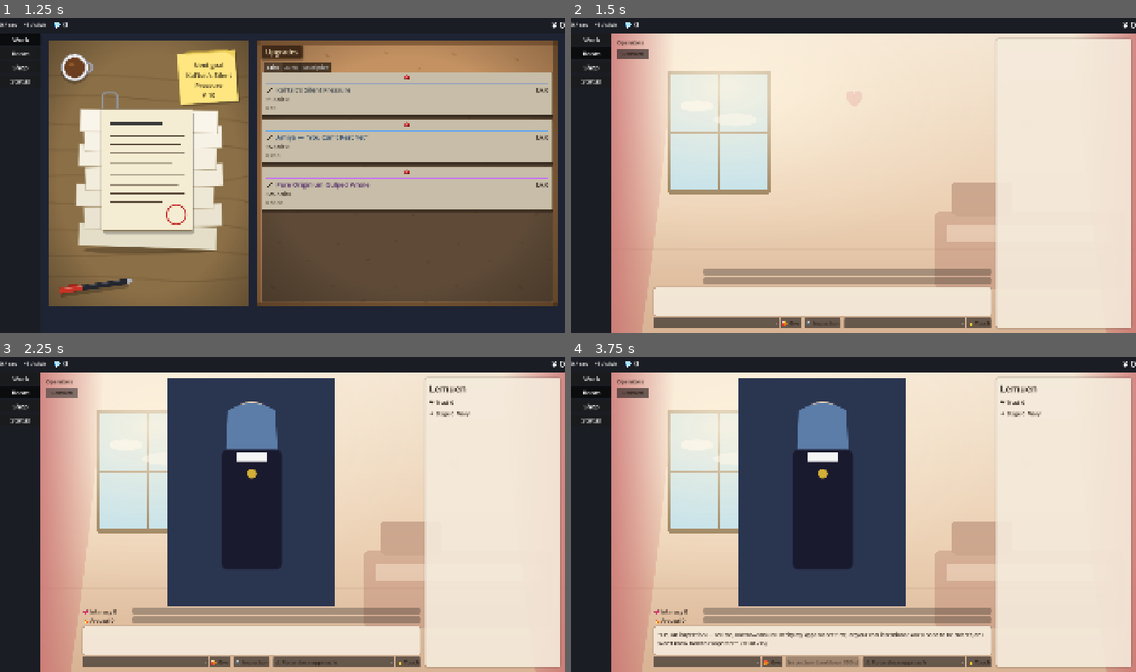
Above: before the commit, frames 1-4 (two rows, left to right).
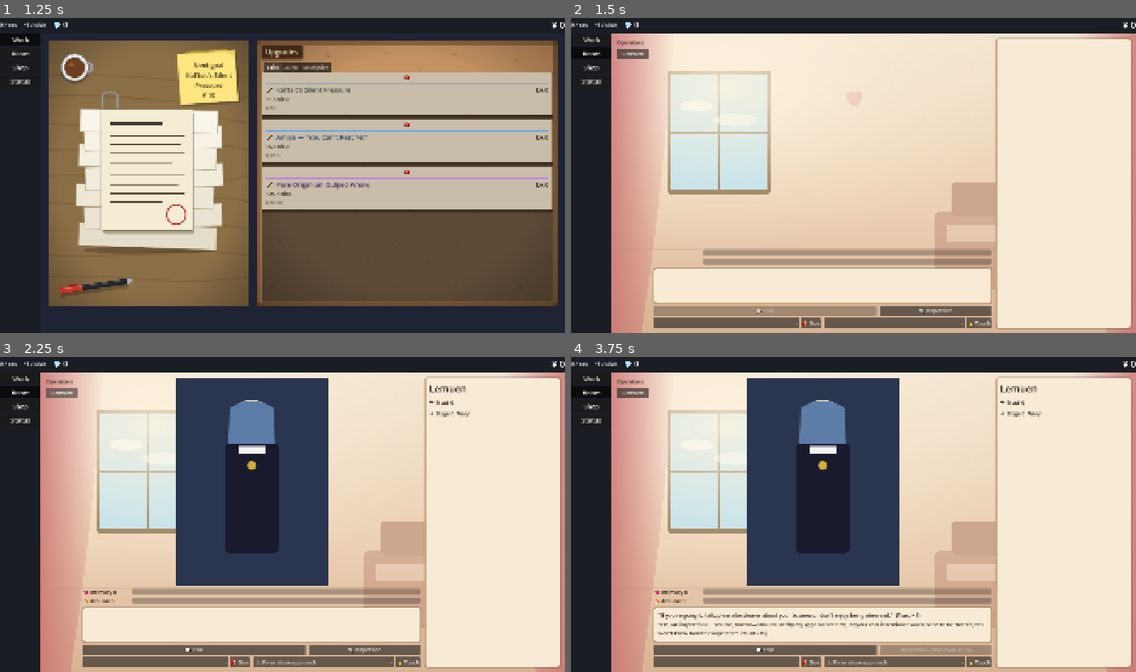
Above: after the commit, the same moments.

Repository: bakamarudasi/clickergame_demo
Game: Godot game, scene res://scenes/main.tscn
Same seed, same stepped clock (60 frames per second), same inputs: the game is played once before the commit and once after it.
Inputs (mouse positions are in pixels of both pictures, inside the frame that each line leads up to):
- Up to frame 1 (1.25 s): click "Work" at 0.5 s
- Up to frame 2 (1.5 s): click "Room" at 1.25 s
- Up to frame 3 (2.25 s): click "Lemuen" at 2 s
- Up to frame 4 (3.75 s): click (763, 649) at 2.75 s, where only the run after the commit has a clickable "💬 Talk"; click "🔍 Inspection" at 3.5 s

Frame 1 is identical in both runs. In frame 2, 8.7% of the frame differs, in the area x 9-100%, y 6-99%; in frame 3, 13%; in frame 4, 14%.

Commit message:
feat(room): add Talk button + clean up Room tab layout
Adds a primary "talk to her" action and tidies the surrounding UI.

- Enums.TriggerKind gains TALK (value 10) for the new ReactionRule axis.
- TalkService.talk() fires a TALK reaction via ReactionResolver and
  falls back to a generic "no rule matched" line so the dialogue panel
  always shows something. The fallback rule is built in memory with
  trust_delta = 0 / no side_effects, then emitted through reaction_played
  so the existing log/expression handlers pick it up unchanged.
- Three lemuen TALK rules (low / mid / high trust) + their dialogue
  lines (ja / en / zh_CN) + ROOM_TALK_BUTTON & fallback strings.
- Room tab UI: new TalkRow with a stretched Talk button next to
  Inspection sits above the Gift / Touch row; DialoguePanel min height
  bumped to 120 with an opaque cream-on-border style so the log no
  longer looks like it's floating on the background. DetailWrap uses
  the same opaque style.
- ThemeFactory.build_room_overlay() now only overrides Label.font_color
  (keeping Button defaults). Overriding Button colors collided with
  Godot's default dark button background and made text unreadable.

Diff:
--- /dev/null
+++ b/data/reactions/talk_lemuen_t0.tres
@@ -0,0 +1,18 @@
+[gd_resource type="Resource" script_class="ReactionRule" load_steps=2 format=3 uid="uid://rrlemtalk00"]
+
+[ext_resource type="Script" path="res://scripts/data/reaction_rule.gd" id="1_rr"]
+
+[resource]
+script = ExtResource("1_rr")
+trigger_kind = 10
+trigger_id = &""
+operator_id = &"lemuen"
+match_category = false
+min_trust = 0
+max_trust = 19
+reaction = 3
+trust_delta = 1
+expression = &"wary"
+dialogue = "DIALOGUE_LEMUEN_TALK_T0_0"
+dialogue_alternates = ["DIALOGUE_LEMUEN_TALK_T0_1", "DIALOGUE_LEMUEN_TALK_T0_2"]
+priority = 10
--- /dev/null
+++ b/data/reactions/talk_lemuen_t1.tres
@@ -0,0 +1,18 @@
+[gd_resource type="Resource" script_class="ReactionRule" load_steps=2 format=3 uid="uid://rrlemtalk10"]
+
+[ext_resource type="Script" path="res://scripts/data/reaction_rule.gd" id="1_rr"]
+
+[resource]
+script = ExtResource("1_rr")
+trigger_kind = 10
+trigger_id = &""
+operator_id = &"lemuen"
+match_category = false
+min_trust = 20
+max_trust = 59
+reaction = 1
+trust_delta = 2
+expression = &"smile"
+dialogue = "DIALOGUE_LEMUEN_TALK_T1_0"
+dialogue_alternates = ["DIALOGUE_LEMUEN_TALK_T1_1", "DIALOGUE_LEMUEN_TALK_T1_2"]
+priority = 10
--- /dev/null
+++ b/data/reactions/talk_lemuen_t2.tres
@@ -0,0 +1,18 @@
+[gd_resource type="Resource" script_class="ReactionRule" load_steps=2 format=3 uid="uid://rrlemtalk20"]
+
+[ext_resource type="Script" path="res://scripts/data/reaction_rule.gd" id="1_rr"]
+
+[resource]
+script = ExtResource("1_rr")
+trigger_kind = 10
+trigger_id = &""
+operator_id = &"lemuen"
+match_category = false
+min_trust = 60
+max_trust = 99999
+reaction = 0
+trust_delta = 3
+expression = &"shy"
+dialogue = "DIALOGUE_LEMUEN_TALK_T2_0"
+dialogue_alternates = ["DIALOGUE_LEMUEN_TALK_T2_1", "DIALOGUE_LEMUEN_TALK_T2_2"]
+priority = 10
--- a/scenes/ui/room_tab.tscn
+++ b/scenes/ui/room_tab.tscn
@@ -36,6 +36,24 @@
 shadow_color = Color(0, 0, 0, 0.18)
 shadow_size = 6
 
+[sub_resource type="StyleBoxFlat" id="StyleBoxFlat_panel_solid"]
+bg_color = Color(0.97, 0.92, 0.84, 1)
+border_width_left = 1
+border_width_top = 1
+border_width_right = 1
+border_width_bottom = 1
+border_color = Color(0.78, 0.62, 0.45, 0.6)
+content_margin_left = 14.0
+content_margin_top = 14.0
+content_margin_right = 14.0
+content_margin_bottom = 14.0
+corner_radius_top_left = 10
+corner_radius_top_right = 10
+corner_radius_bottom_right = 10
+corner_radius_bottom_left = 10
+shadow_color = Color(0, 0, 0, 0.22)
+shadow_size = 6
+
 [node name="RoomTab" type="Control"]
 anchors_preset = 15
 anchor_right = 1.0
@@ -225,9 +243,9 @@
 show_percentage = false
 
 [node name="DialoguePanel" type="PanelContainer" parent="HBox/CenterPanel"]
-custom_minimum_size = Vector2(0, 96)
-layout_mode = 2
-theme_override_styles/panel = SubResource("StyleBoxFlat_card")
+custom_minimum_size = Vector2(0, 120)
+layout_mode = 2
+theme_override_styles/panel = SubResource("StyleBoxFlat_panel_solid")
 
 [node name="DialogueScroll" type="ScrollContainer" parent="HBox/CenterPanel/DialoguePanel"]
 unique_name_in_owner = true
@@ -240,6 +258,23 @@
 size_flags_horizontal = 3
 theme_override_constants/separation = 6
 
+[node name="TalkRow" type="HBoxContainer" parent="HBox/CenterPanel"]
+layout_mode = 2
+theme_override_constants/separation = 12
+
+[node name="TalkButton" type="Button" parent="HBox/CenterPanel/TalkRow"]
+unique_name_in_owner = true
+layout_mode = 2
+size_flags_horizontal = 3
+size_flags_stretch_ratio = 2.0
+text = "ROOM_TALK_BUTTON"
+
+[node name="InspectionButton" type="Button" parent="HBox/CenterPanel/TalkRow"]
+unique_name_in_owner = true
+layout_mode = 2
+size_flags_horizontal = 3
+text = "ROOM_INSPECTION_BUTTON"
+
 [node name="ActionBar" type="HBoxContainer" parent="HBox/CenterPanel"]
 layout_mode = 2
 theme_override_constants/separation = 12
@@ -259,11 +294,6 @@
 layout_mode = 2
 text = "ROOM_GIVE_BUTTON"
 
-[node name="InspectionButton" type="Button" parent="HBox/CenterPanel/ActionBar"]
-unique_name_in_owner = true
-layout_mode = 2
-text = "ROOM_INSPECTION_BUTTON"
-
 [node name="TouchHBox" type="HBoxContainer" parent="HBox/CenterPanel/ActionBar"]
 layout_mode = 2
 size_flags_horizontal = 3
@@ -282,7 +312,7 @@
 [node name="DetailWrap" type="PanelContainer" parent="HBox"]
 layout_mode = 2
 size_flags_horizontal = 3
-theme_override_styles/panel = SubResource("StyleBoxFlat_card")
+theme_override_styles/panel = SubResource("StyleBoxFlat_panel_solid")
 
 [node name="DetailPanel" type="VBoxContainer" parent="HBox/DetailWrap"]
 unique_name_in_owner = true
--- a/scripts/data/enums.gd
+++ b/scripts/data/enums.gd
@@ -64,6 +64,7 @@
 	AROUSAL_MAX,      # 発情度が AROUSAL_MAX に到達した瞬間。trigger_id は空
 	LOCKED_REVISIT,   # ロック中のオペにアクション試行。trigger_id は空
 	IDLE,             # アイドルフレーバー。trigger_id は &"stage_1" / &"stage_2" / &"stage_3" / &"fire"
+	TALK,             # 「話しかける」ボタン。trigger_id は空（カジュアル会話）
 }
 
 # CG ビューアの 1 ステップ表示モード。
--- /dev/null
+++ b/scripts/services/talk_service.gd
@@ -0,0 +1,38 @@
+class_name TalkService
+extends Object
+
+# 「話しかける」ボタン専用サービス。
+# ReactionRule の TriggerKind.TALK を引いて、ヒットしなければ汎用フォールバックを流す。
+# トラストや段階で揺れる程度の軽い反応（Gift より弱く、Idle より能動的）に位置付ける。
+
+# TALK ルールに該当するものが無かった時に、UI が「無反応で気まずい」状態に
+# ならないようにするためのフォールバック台詞のローカライズキー。
+# 翻訳CSVの DIALOGUE_TALK_FALLBACK_* で本文を差し替えられる。
+const FALLBACK_DIALOGUE_KEYS: Array[String] = [
+	"DIALOGUE_TALK_FALLBACK_0",
+	"DIALOGUE_TALK_FALLBACK_1",
+	"DIALOGUE_TALK_FALLBACK_2",
+]
+
+
+static func talk(op_id: StringName) -> ReactionRule:
+	if ReactionDispatcher.try_locked_revisit(op_id):
+		return null
+	var rule := ReactionResolver.fire(Enums.TriggerKind.TALK, &"", op_id)
+	if rule == null:
+		_emit_fallback(op_id)
+	return rule
+
+
+# Fallback は ReactionRule を通さずに直接 reaction_played 経由で渡したい所だが、
+# シグナル契約上 rule:ReactionRule が必須なので、毎回 in-memory で薄いルールを
+# 組み立てて emit する。trust_delta=0 / side_effects=[] なので副作用は無い。
+static func _emit_fallback(op_id: StringName) -> void:
+	var rule := ReactionRule.new()
+	rule.trigger_kind = Enums.TriggerKind.TALK
+	rule.operator_id = op_id
+	rule.reaction = Enums.Reaction.HAPPY
+	rule.trust_delta = 0
+	rule.expression = &""
+	rule.dialogue = FALLBACK_DIALOGUE_KEYS[randi() % FALLBACK_DIALOGUE_KEYS.size()]
+	EventBus.reaction_played.emit(op_id, rule)
--- a/scripts/ui/room_tab.gd
+++ b/scripts/ui/room_tab.gd
@@ -24,6 +24,7 @@
 @onready var touch_select: OptionButton = %TouchSelect
 @onready var touch_button: Button = %TouchButton
 @onready var inspection_button: Button = %InspectionButton
+@onready var talk_button: Button = %TalkButton
 @onready var portrait_view: TextureRect = %PortraitView
 @onready var face_overlay: TextureRect = %FaceOverlay
 @onready var scope_window: ScopeWindow = %ScopeWindow
@@ -70,12 +71,14 @@
 	give_button.pressed.connect(_on_give_pressed)
 	touch_button.pressed.connect(_on_touch_pressed)
 	inspection_button.pressed.connect(_on_inspection_pressed)
+	talk_button.pressed.connect(_on_talk_pressed)
 	scope_toggle.toggled.connect(_on_scope_toggled)
 	visibility_changed.connect(_on_self_visibility_changed)
 	set_process(true)
 
 	_rebuild_operator_list()
 	detail_panel.visible = false
+	talk_button.disabled = true
 	_refresh_scope_ui()
 	_refresh_battery_ui()
 	_idle.reset()
@@ -114,6 +117,7 @@
 	_current_op = op_id
 	_dialogue.clear()
 	detail_panel.visible = true
+	talk_button.disabled = false
 	_refresh_detail()
 	_rebuild_gift_select()
 	_rebuild_touch_list()
@@ -254,6 +258,14 @@
 	InspectionService.inspect(_current_op)
 
 
+# 「話しかける」は能動的アクション扱い：IDLE タイマーはサービス側で
+# reaction_played → _on_reaction_played() 内のリセットに任せる。
+func _on_talk_pressed() -> void:
+	if _current_op == &"":
+		return
+	TalkService.talk(_current_op)
+
+
 # --- 紳士眼鏡 UI ---------------------------------------------------------
 
 func _refresh_scope_ui() -> void:
--- a/scripts/ui/theme_factory.gd
+++ b/scripts/ui/theme_factory.gd
@@ -30,21 +30,10 @@
 
 # Room タブのルートに被せる小さなテーマ。font_size など未設定のプロパティは
 # 親（Main の build_default）テーマに自動でフォールバックするので、ここでは
-# クリーム背景に合うように Label / Button の文字色だけ上書きする。
+# クリーム背景に直に乗る Label の文字色だけ上書きする。
+# Button 系は Godot デフォルトの暗グレー背景に白文字なので触らない（背景が
+# 暗いので白文字のままで読める）。
 static func build_room_overlay() -> Theme:
 	var t := Theme.new()
-	var dark := UIConstants.COLOR_ROOM_TEXT
-	var dim := UIConstants.COLOR_ROOM_TEXT_DIM
-	t.set_color(&"font_color", &"Label", dark)
-	t.set_color(&"font_color", &"Button", dark)
-	t.set_color(&"font_pressed_color", &"Button", dark)
-	t.set_color(&"font_hover_color", &"Button", dark)
-	t.set_color(&"font_focus_color", &"Button", dark)
-	t.set_color(&"font_hover_pressed_color", &"Button", dark)
-	t.set_color(&"font_disabled_color", &"Button", dim)
-	t.set_color(&"font_color", &"OptionButton", dark)
-	t.set_color(&"font_pressed_color", &"OptionButton", dark)
-	t.set_color(&"font_hover_color", &"OptionButton", dark)
-	t.set_color(&"font_focus_color", &"OptionButton", dark)
-	t.set_color(&"font_disabled_color", &"OptionButton", dim)
+	t.set_color(&"font_color", &"Label", UIConstants.COLOR_ROOM_TEXT)
 	return t
--- a/scripts/ui/ui_constants.gd
+++ b/scripts/ui/ui_constants.gd
@@ -33,9 +33,9 @@
 const COLOR_TEXT := Color(0.92, 0.92, 0.95, 1.0)
 const COLOR_ACCENT := Color(0.85, 0.45, 0.55, 1.0)
 const COLOR_WARN := Color(0.95, 0.6, 0.3, 1.0)
-# Room タブは背景が明るいクリーム系なので、ラベル/ボタンの文字色は暗茶系で上書きする。
+# Room タブは背景が明るいクリーム系なので、Label の文字色は暗茶系で上書きする。
+# Button は Godot 既定の暗背景＋白文字のままで読めるため触らない。
 const COLOR_ROOM_TEXT := Color(0.18, 0.13, 0.10, 1.0)
-const COLOR_ROOM_TEXT_DIM := Color(0.36, 0.28, 0.22, 1.0)
 
 # レア度カラー（強化カードの枠・名前色）
 const RARITY_COLORS := {
--- a/translations/dialogues/lemuen.csv
+++ b/translations/dialogues/lemuen.csv
@@ -230,3 +230,12 @@
 DIALOGUE_LEMUEN_CG_BREAK_26,ドクター。私の弾丸は、もう、あなただけのもの。……これは、誓約よ。,"Doctor. My bullet, from now on, belongs to you alone. ...This is a vow.",博士。我的弹丸，从今往后只属于你一人。……这是誓约。
 DIALOGUE_LEMUEN_CG_BREAK_27,そう言いながら、僕の胸にそっとキスを落とす。その瞳には、もう迷いも寂しさもなかった。ただ、完全な依存と愛だけが輝いていた。,"Saying so, she pressed a soft kiss to my chest. In her eyes, no hesitation, no loneliness — only complete dependence and love, shining out.",她说着，将一记轻吻落在我的胸口。眼中没有了犹豫，也没有寂寞——剩下的只有完全的依赖与爱，闪着耀眼的光。
 DIALOGUE_LEMUEN_CG_BREAK_28,彼女は静かに笑った。それは、出会ってから初めて見る、何の演技も計算もない、本当に幸せそうな笑みだった。,"She laughed quietly. It was a smile I'd never seen since meeting her — without artifice, without calculation, simply, truly happy.",她安静地笑了。那是自我们相识以来从未见过的笑容——没有伪装，没有算计，只是纯粹地、真心地，幸福地笑着。
+DIALOGUE_LEMUEN_TALK_T0_0,……何の用、ドクター？　雑談する仲じゃないと思うけれど,"...What is it, Doctor? I didn't think we were on small-talk terms.",……有事吗，博士？我们应该不是闲聊的关系吧。
+DIALOGUE_LEMUEN_TALK_T0_1,話しかけるなら、もう少し用件をはっきりさせて。観察されるのは好きじゃないの,"If you're going to talk, please be clearer about your business. I don't enjoy being observed.",要搭话的话，请把事情说清楚一点。我不喜欢被人观察。
+DIALOGUE_LEMUEN_TALK_T0_2,……今は気分じゃないわ。後にして,"...I'm not in the mood right now. Later.",……现在没那个心情，回头再说。
+DIALOGUE_LEMUEN_TALK_T1_0,ふふ、ドクターの方から話しかけてくれるなんて。少しは慣れてきたのかしら,"Fufu—you talking to me first? Have we grown a little more comfortable, perhaps?",呵呵，博士主动来搭话了呢。多少习惯了一点了吗？
+DIALOGUE_LEMUEN_TALK_T1_1,……今日のあなたは、いつもより少しだけ柔らかい顔をしているわね,"...Today your expression is just a touch softer than usual.",……今天的你，表情比平时柔和了一些呢。
+DIALOGUE_LEMUEN_TALK_T1_2,雑談？　いいわよ。ただし、観察料はあとで請求するから,"Idle talk? Sure. But I'll bill you for the observation fee later.",闲聊吗？可以哦。不过观察费稍后会向你收取。
+DIALOGUE_LEMUEN_TALK_T2_0,……ドクター。声を聞いただけで、もう胸が落ち着いてしまうの。困ったわね,"...Doctor. Just hearing your voice settles me. How troublesome.",……博士。光是听到声音，心就安定下来了。真伤脑筋。
+DIALOGUE_LEMUEN_TALK_T2_1,ふふ、特に話すこともないのに呼んでくれたの？　……うれしい,"Fufu—you called me without anything in particular to say? ...I'm glad.",呵呵，没什么特别的事也来叫我了？……我很高兴。
+DIALOGUE_LEMUEN_TALK_T2_2,……目を見て話せるようになるなんて、私たちずいぶん変わったわね,"...To think we can talk eye to eye like this. We've changed a lot, you and I.",……变得能够正眼说话了呢。我们俩都改变了不少呢。
--- a/translations/strings.csv
+++ b/translations/strings.csv
@@ -197,6 +197,13 @@
 ROOM_INSPECTION_BUTTON,🔍 身だしなみ検査,🔍 Inspection,🔍 仪容检查
 ROOM_INSPECTION_COOLDOWN_FMT,検査 (残り %d 秒),Inspection (cooldown %d s),检查 (剩余 %d 秒)
 ROOM_SCOPE_TOGGLE,🔲 紳士枠,🔲 Scope,🔲 绅士眼镜
+ROOM_TALK_BUTTON,💬 話しかける,💬 Talk,💬 搭话
+ROOM_TALK_SECTION,会話,Talk,对话
+ROOM_GIFT_SECTION,贈る,Gift,赠送
+ROOM_TOUCH_SECTION,触れる,Touch,触碰
+DIALOGUE_TALK_FALLBACK_0,……（会話は途切れた）,...(the conversation trails off),……（话题就这么断了）
+DIALOGUE_TALK_FALLBACK_1,……何を話せばいいか、思いつかないみたい,...She doesn't seem to know what to say,……她似乎不知道该说什么
+DIALOGUE_TALK_FALLBACK_2,沈黙が落ちる。今は話す気分じゃないらしい,Silence falls. Not in the mood to talk right now,沉默降临。看来现在不想说话
 TOUCH_LEMUEN_HAIR,髪を撫でる,Stroke her hair,抚摸她的头发
 TOUCH_LEMUEN_HAND,手を取る,Take her hand,牵起她的手
 TOUCH_LEMUEN_PAT,頭をぽんぽん,Pat her head,摸摸头
